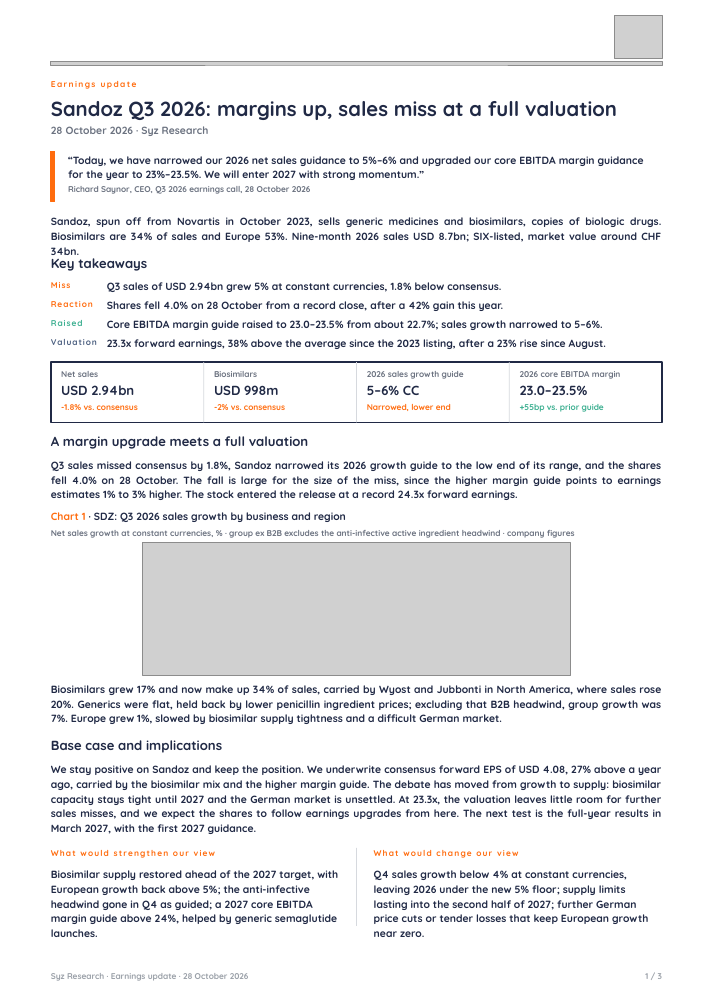
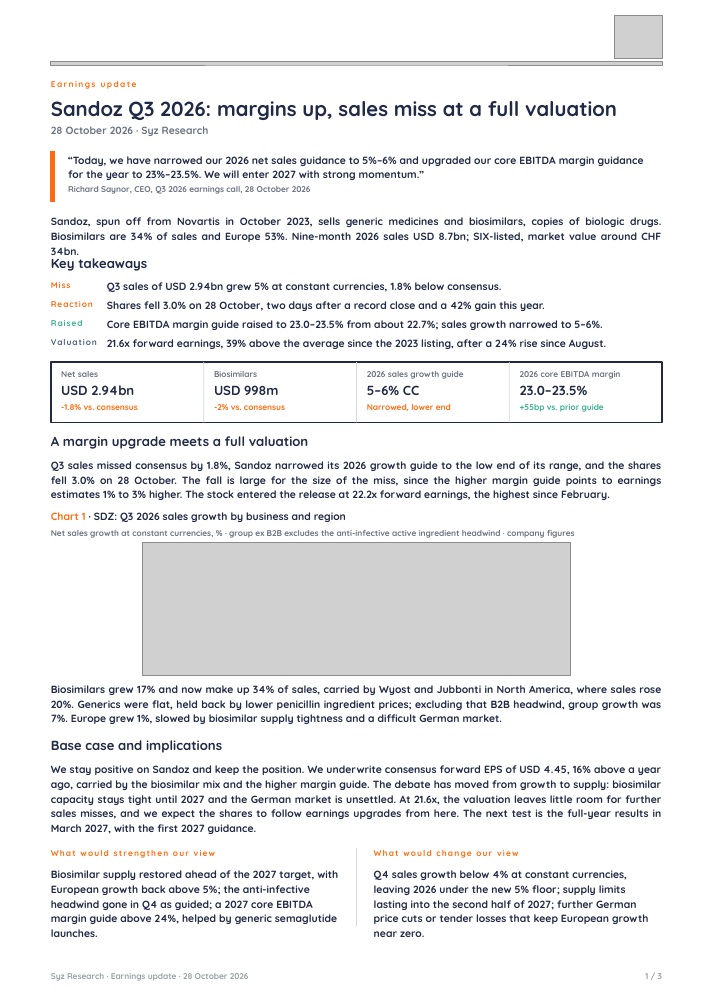
Before and after one commit to jb-db05/syz-earnings, a slide deck: slide 1 of reports/SDZ_Q3_2026/Earnings_Update_SDZ_Q32026.pptx. Drawn at 713x1008 pixels with LibreOffice and Linux fonts; fonts in the diff are those of the drawing; grey boxes stand for pictures. Boxes give left, top, right and bottom in pixels: in the first picture for what was removed or moved away, otherwise in the second. Text is boxed around its words. In the diff, an @@ line names an element or a change of style, - is before the commit and + after.

```diff
--- a/reports/SDZ_Q3_2026/Earnings_Update_SDZ_Q32026.pptx
+++ b/reports/SDZ_Q3_2026/Earnings_Update_SDZ_Q32026.pptx
@@ text at (x1=107, y1=301, x2=545, y2=311): text changed @@
-Shares fell 4.0% on 28 October from a record close, after a 42% gain this year.
+Shares fell 3.0% on 28 October, two days after a record close and a 42% gain this year.
@@ text at (x1=107, y1=339, x2=606, y2=349): text changed @@
-23.3x forward earnings, 38% above the average since the 2023 listing, after a 23% rise since August.
+21.6x forward earnings, 39% above the average since the 2023 listing, after a 24% rise since August.
@@ text at (x1=51, y1=461, x2=662, y2=500): text changed @@
-Q3 sales missed consensus by 1.8%, Sandoz narrowed its 2026 growth guide to the low end of its range, and the shares fell 4.0% on 28 October. The fall is large for the size of the miss, since the higher margin guide points to earnings estimates 1% to 3% higher. The stock entered the release at a record 24.3x forward earnings.
+Q3 sales missed consensus by 1.8%, Sandoz narrowed its 2026 growth guide to the low end of its range, and the shares fell 3.0% on 28 October. The fall is large for the size of the miss, since the higher margin guide points to earnings estimates 1% to 3% higher. The stock entered the release at 22.2x forward earnings, the highest since February.
@@ text at (x1=51, y1=765, x2=662, y2=834): text changed @@
-We stay positive on Sandoz and keep the position. We underwrite consensus forward EPS of USD 4.08, 27% above a year ago, carried by the biosimilar mix and the higher margin guide. The debate has moved from growth to supply: biosimilar capacity stays tight until 2027 and the German market is unsettled. At 23.3x, the valuation leaves little room for further sales misses, and we expect the shares to follow earnings upgrades from here. The next test is the full-year results in March 2027, with the first 2027 guidance.
+We stay positive on Sandoz and keep the position. We underwrite consensus forward EPS of USD 4.45, 16% above a year ago, carried by the biosimilar mix and the higher margin guide. The debate has moved from growth to supply: biosimilar capacity stays tight until 2027 and the German market is unsettled. At 21.6x, the valuation leaves little room for further sales misses, and we expect the shares to follow earnings upgrades from here. The next test is the full-year results in March 2027, with the first 2027 guidance.
```
Also in this commit, not shown: 1 other slide changed, 6 other files.
